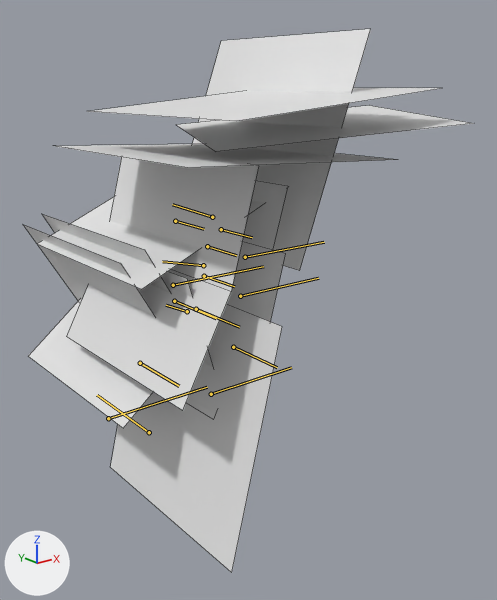
The FBX model Assets/Animations/shahi_animation.fbx as it was, and as the next commit left it.
The view is the same before and after, from a 50 mm lens placed at (-0.0144, -0.0254, 0.0155), pointed at (0.0049, -0.0013, 0.0059). Arrows for +X, +Y and +Z are at lower left; the lights stay in place. Both versions are drawn at frame 16 of the action 'Running_slash'; the numbers are the values there. The bones that bend it are drawn over the model as lines. Mesh edges are drawn as thin lines.

In view in the first picture: 'shahi_body'.
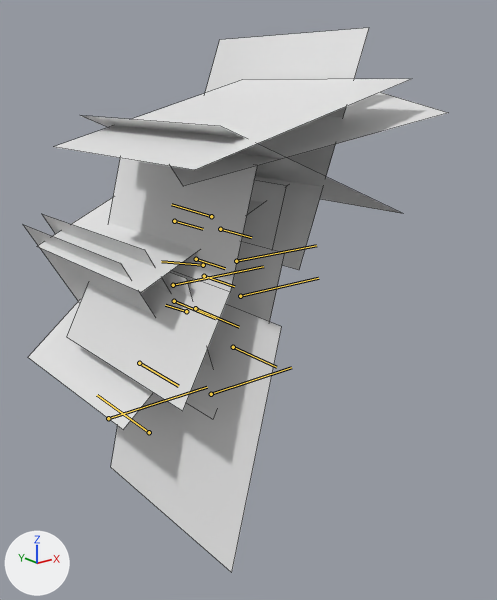
The change, as a diff of the scene's bpy script:
```diff
--- a/Assets/Animations/shahi_animation.fbx.py
+++ b/Assets/Animations/shahi_animation.fbx.py
@@ bone_arm_l @@
 bone_arm_l = bpy.data.objects['Armature'].pose.bones['arm_l']  # child of 'root_002'
-bone_arm_l.rotation_quaternion = (0.621, 0.0, 0.784, 0.0)  # degrees (0, 103, 0)
+bone_arm_l.rotation_quaternion = (0.75, 0.0, 0.661, 0.0)  # degrees (0, 83, 0)
@@ bone_forearm_l @@
 bone_forearm_l = bpy.data.objects['Armature'].pose.bones['forearm_l']  # child of 'arm_l'
-bone_forearm_l.rotation_quaternion = (0.998, 0.0, 0.066, 0.0)  # degrees (0, 8, 0)
+bone_forearm_l.rotation_quaternion = (0.947, 0.0, 0.321, 0.0)  # degrees (0, 37, 0)
@@ bone_arm_r @@
 bone_arm_r = bpy.data.objects['Armature'].pose.bones['arm_r']  # child of 'root_002'
-bone_arm_r.rotation_quaternion = (0.903, 0.0, -0.43, 0.0)  # degrees (0, -51, 0)
+bone_arm_r.rotation_quaternion = (0.907, 0.0, -0.422, 0.0)  # degrees (0, -50, 0)
```

What differs and where, as boxes [x1, y1, x2, y2] in the pictures (497 x 600 px):
'shahi_body', posed
    before: [24, 29, 474, 573]
    after: [24, 28, 447, 572]
bone 'arm_l', root to tip
    before: (175, 221) to (204, 229)
    after: (174, 221) to (203, 229)
bone 'forearm_l', root to tip
    before: (207, 246) to (236, 255)
    after: (196, 259) to (225, 268)
bone 'arm_r', root to tip
    before: (221, 229) to (252, 237)
    after: (220, 229) to (251, 237)
